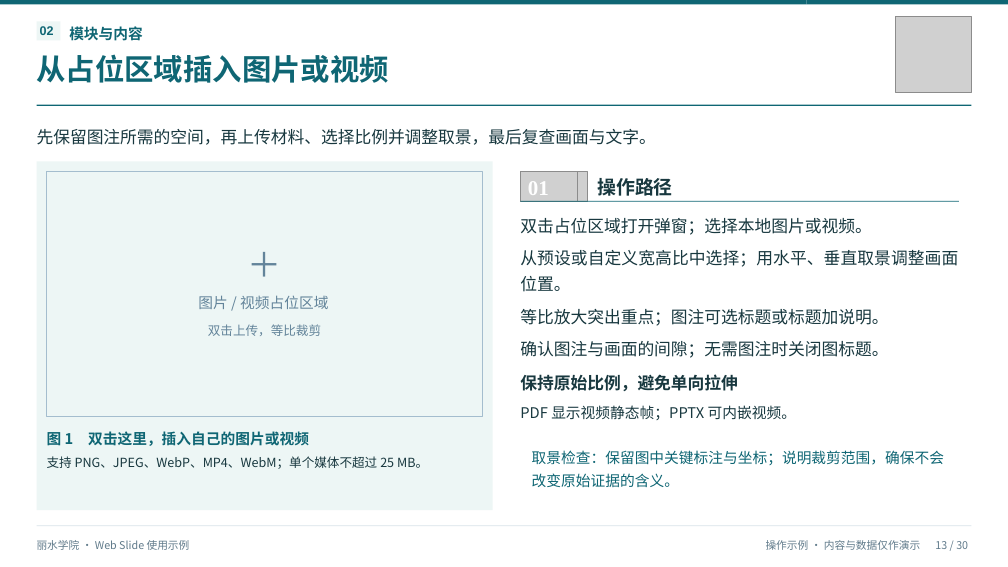
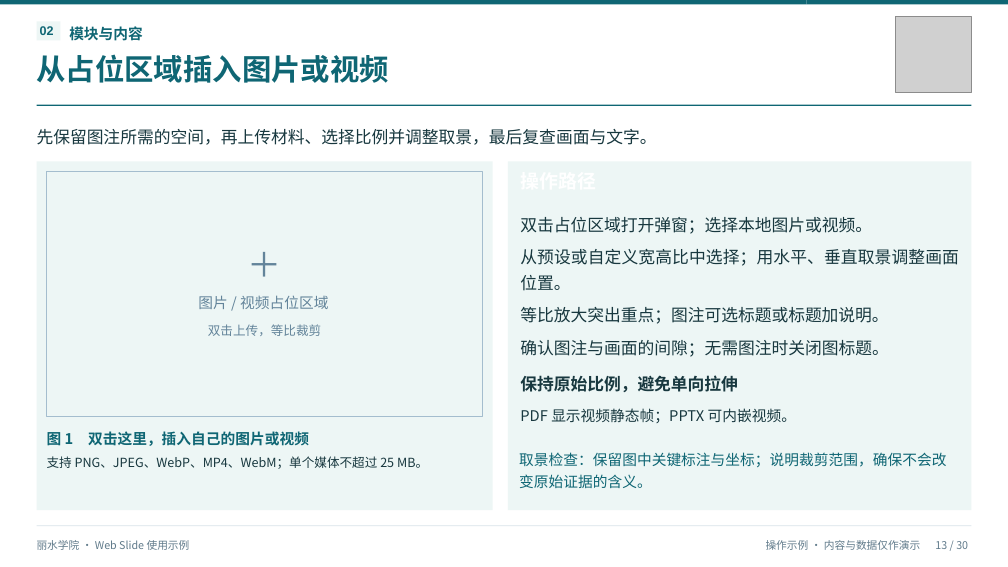
Before and after one commit to lbsun1999/html2ppt-web-slide, a slide deck: slide 13 of output/丽水学院_WebSlide制作与演示指南.pptx. Drawn at 1008x567 pixels with LibreOffice and Linux fonts; fonts in the diff are those of the drawing; grey boxes stand for pictures. Boxes give left, top, right and bottom in pixels: in the first picture for what was removed or moved away, otherwise in the second. Text is boxed around its words. In the diff, an @@ line names an element or a change of style, - is before the commit and + after.

```diff
--- a/output/丽水学院_WebSlide制作与演示指南.pptx
+++ b/output/丽水学院_WebSlide制作与演示指南.pptx
@@ rectangle at bbox=[508, 161, 972, 510]: fill #FFFFFF to #EDF6F5 @@
@@ picture removed at bbox=[520, 172, 577, 202] @@
@@ picture removed at bbox=[531, 172, 588, 202] @@
@@ text removed at bbox=[597, 178, 673, 196] @@
-操作路径
@@ rectangle removed at bbox=[520, 201, 959, 202] @@
@@ text removed at bbox=[528, 181, 549, 195] @@
-01
@@ text "取景检查：保留图中关键标注与坐标；说明裁剪范围，确保不会改变原始证据的含义。" rewrapped from bbox=[532, 450, 944, 487] to bbox=[519, 452, 946, 488] @@
```
Also in this commit, not shown: 1 other slide changed, 44 other files.
